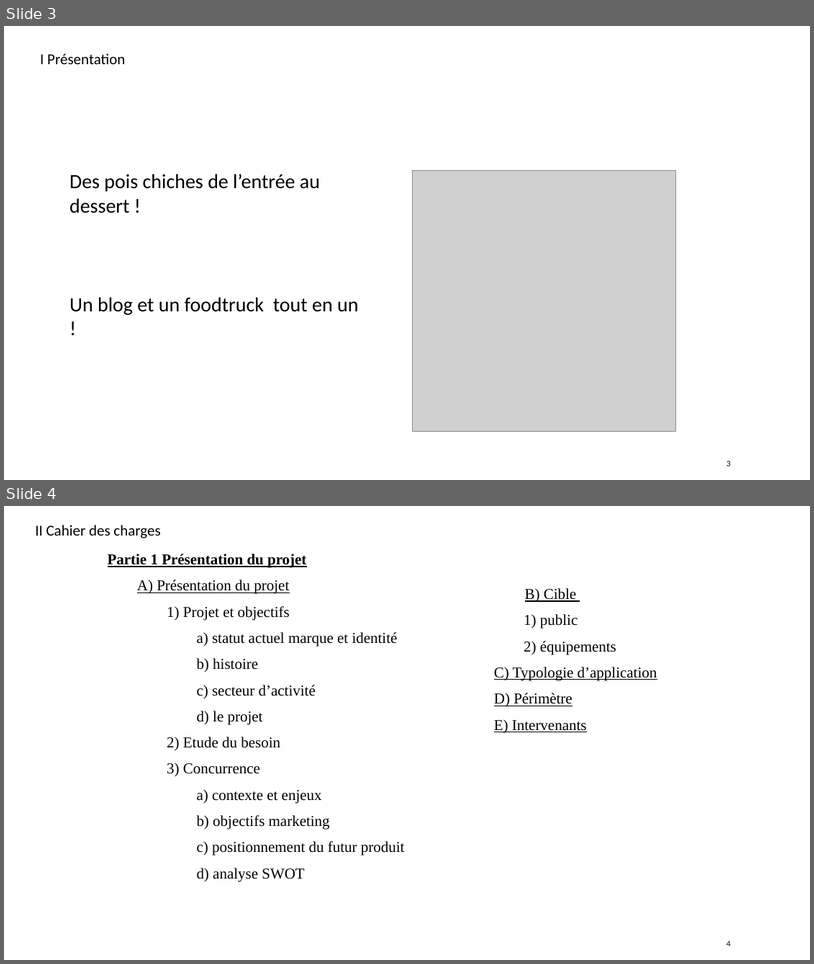
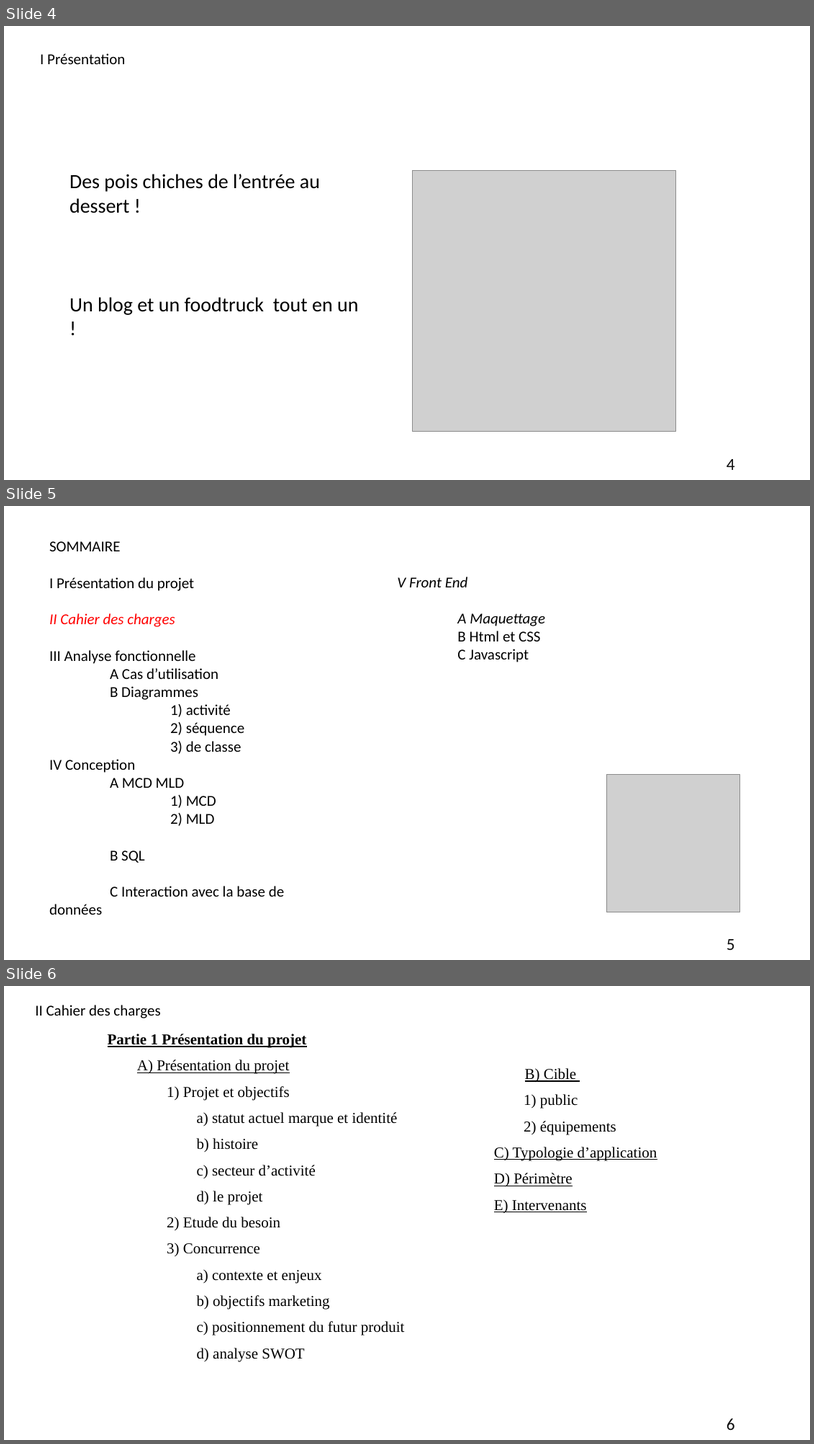
Before and after one commit to Laurette2032/REA, a slide deck: REA 1/Présentation Projet personnel_V2.pptx. Shown one above the other, each under a label of ours: slides 3 and 4 before the commit, slides 4, 5 and 6 after it. The pictures are 814x964 and 814x1444 pixels, drawn with LibreOffice and Linux fonts; fonts in the diff are those of the drawing; grey boxes stand for pictures. Boxes give left, top, right and bottom in pixels: in the first picture for what was removed or moved away, otherwise in the second. Text is boxed around its words. In the diff, an @@ line names an element or a change of style, - is before the commit and + after.

```diff
--- a/REA 1/Présentation Projet personnel_V2.pptx
+++ b/REA 1/Présentation Projet personnel_V2.pptx
@@ slide 5 added at [4,506,810,960], background #FFFFFF @@
@@ text added at [49,541,284,896], 18 pt, text #000000 @@
+SOMMAIRE
+I Présentation du projet
+II Cahier des charges
+III Analyse fonctionnelle
+A Cas d’utilisation
+B Diagrammes
+1) activité
+2) séquence
+3) de classe
+IV Conception
+A MCD MLD
+1) MCD
+2) MLD
+B SQL
+C Interaction avec la base de données
@@ text added at [397,577,545,662], 18 pt, text #000000 @@
+V Front End
+A Maquettage
+B Html et CSS
+C Javascript
@@ picture added at [607,775,741,913] @@
@@ page number added at [727,939,736,950], 20 pt, text #0D0D0D @@
+5
@@ what was slide 3 is now slide 4 @@
@@ page number at [727,459,736,470]: text changed; size 10 to 20 pt @@
-3
+4
@@ what was slide 4 is now slide 6 @@
@@ page number at [727,1418,736,1430]: text changed; size 10 to 20 pt @@
-4
+6
```
Also in this commit, not shown: 15 slides changed, 18 other slides added, 1 slide removed, 27 other files.
